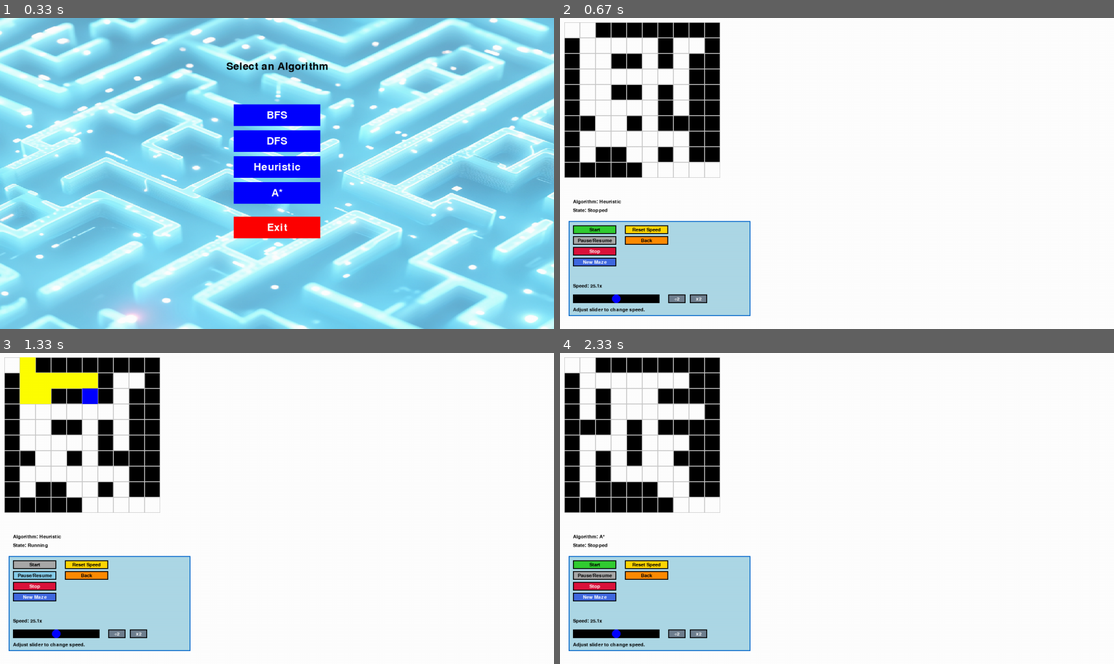
Above: before the commit, frames 1-4 (two rows, left to right).
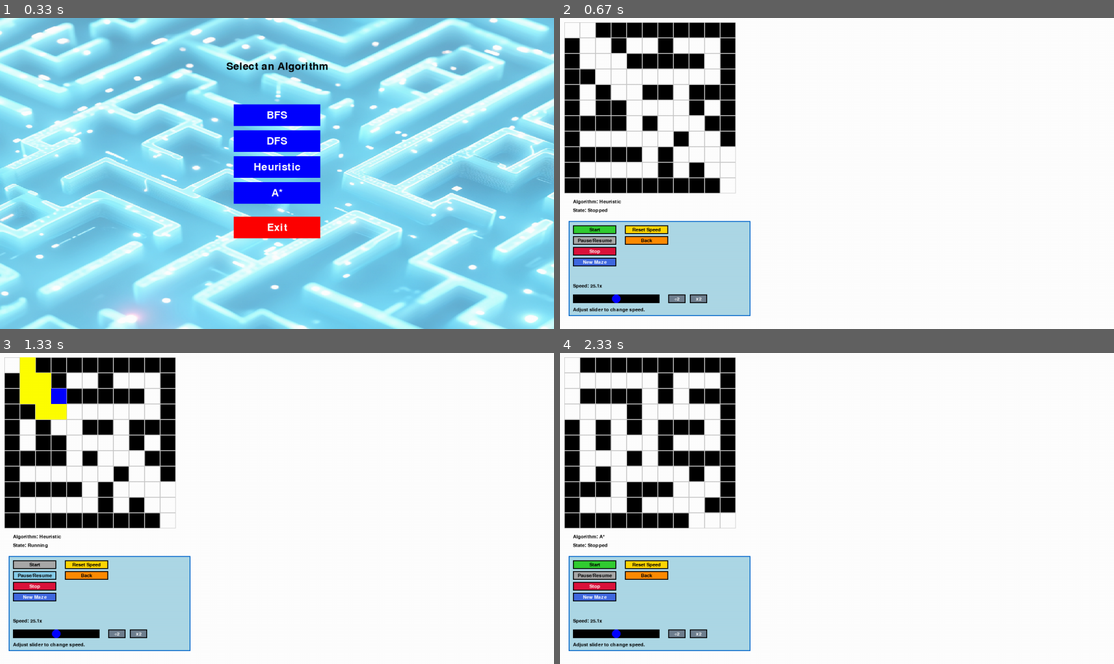
Above: after the commit, the same moments.

Repository: xvang3/Maze_AI_Algo
Game: pygame game, started from Pygame_Maze_Visualizer/main.py
The game is run twice, just before and just after one commit, with the same random seed, the same clock (stepped at 60 frames per second) and the same inputs.
Inputs (mouse positions are in pixels of both pictures, inside the frame that each line leads up to):
- Up to frame 1 (0.33 s): no input
- Up to frame 2 (0.67 s): click (837, 173) at 0.38 s
- Up to frame 3 (1.33 s): press the mouse at (33, 564) at 0.7 s; move the mouse to (60, 480) at 0.8 s; release the mouse at (94, 396) at 0.93 s; press the mouse at (88, 564) at 1.03 s; move the mouse to (271, 486) at 1.13 s; release the mouse at (459, 408) at 1.27 s
- Up to frame 4 (2.33 s): press the mouse at (593, 576) at 1.37 s; move the mouse to (787, 483) at 1.47 s; release the mouse at (981, 390) at 1.6 s; press the mouse at (648, 576) at 1.7 s; move the mouse to (837, 573) at 1.8 s; release the mouse at (1030, 570) at 1.93 s; press the mouse at (837, 527) at 2.03 s; move the mouse to (820, 483) at 2.13 s; release the mouse at (803, 440) at 2.27 s

Frame 1 is identical in both runs. In frame 2, 7.6% of the frame differs, in the area x 0-32%, y 1-57%; in frame 3, 8.2%; in frame 4, 7.3%.

Commit message:
updated maze generation

Diff:
--- a/Pygame_Maze_Visualizer/main.py
+++ b/Pygame_Maze_Visualizer/main.py
@@ -83,7 +83,7 @@
         selected_algorithm = select_algorithm(screen, title_font)
 
         # Maze setup
-        rows, cols = 10, 10
+        rows, cols = 11, 11
         maze = generate_random_maze_with_solution(rows, cols, wall_density=0.3)
         maze_offset = (10, 10)
         maze_width = int(SCREEN_WIDTH * 0.8)
--- a/Pygame_Maze_Visualizer/maze_generator.py
+++ b/Pygame_Maze_Visualizer/maze_generator.py
@@ -1,5 +1,6 @@
 import numpy as np
 import random
+from collections import deque
 
 def generate_maze_with_prims(rows, cols):
     """Generates a maze using Prim's algorithm."""
@@ -40,23 +41,59 @@
     maze[0, 0] = 0
     maze[rows-1, cols-1] = 0
 
-    # Debugging: Print the generated maze to the console
-    print("Generated Maze (prims):")
-    for row in maze:
-        print(" ".join(map(str, row)))
+    return maze
+
+def ensure_no_double_open_or_walls(maze, rows, cols):
+    """Ensures no 2x3 or 3x2 areas are completely open or completely walls."""
+    # Checks for 2x3 blocks
+    for i in range(rows - 1):
+        for j in range(cols - 2):
+            # Extract the 2x3 block
+            block = maze[i:i+2, j:j+3]
+            if np.all(block == 0) or np.all(block == 1):
+                maze[i + random.choice([0, 1]), j + random.choice([0, 1, 2])] = 1 - maze[i + random.choice([0, 1]), j + random.choice([0, 1, 2])]
+
+    # Checks for 3x2 blocks
+    for i in range(rows - 2):
+        for j in range(cols - 1):
+            # Extract the 3x2 block
+            block = maze[i:i+3, j:j+2]
+            if np.all(block == 0) or np.all(block == 1):
+                maze[i + random.choice([0, 1, 2]), j + random.choice([0, 1])] = 1 - maze[i + random.choice([0, 1, 2]), j + random.choice([0, 1])]
 
     return maze
 
+def is_connected(maze, start, end, rows, cols):
+    """Checks if there's a path between start and end points using BFS."""
+    visited = np.zeros((rows, cols), dtype=bool)
+    queue = deque([start])
+    visited[start] = True
+
+    directions = [(-1, 0), (1, 0), (0, -1), (0, 1)]
+
+    while queue:
+        x, y = queue.popleft()
+
+        if (x, y) == end:
+            return True
+
+        for dx, dy in directions:
+            nx, ny = x + dx, y + dy
+            if 0 <= nx < rows and 0 <= ny < cols and not visited[nx, ny] and maze[nx, ny] == 0:
+                visited[nx, ny] = True
+                queue.append((nx, ny))
+
+    return False
+
 def generate_random_maze_with_solution(rows, cols, wall_density=0.3):
-    """Adjusts random maze to guarantee solution."""
-    #Replace with the Prim's algorithm maze generation
+    """Generates a maze with a guaranteed solution path."""
     maze = generate_maze_with_prims(rows, cols)
 
-    #Ensure the start and end positions are open and connected
+    # Ensure the start and end positions are open
     maze[0, 0] = 0
     maze[rows-1, cols-1] = 0
 
-    #Create guaranteed solution
+    # Create a guaranteed solution path
     x, y = 0, 0
     while (x, y) != (rows - 1, cols - 1):
         if random.random() > 0.5 and x + 1 < rows:
@@ -67,17 +104,24 @@
 
     # Ensure no two consecutive rows are completely walls or completely open
     for i in range(1, rows):
-        if np.all(maze[i] == 1) and np.all(maze[i-1] == 1):  # Both rows are walls
-            # Change the current row to some open space
+        if np.all(maze[i] == 1) and np.all(maze[i-1] == 1):  # If both rows are walls
             maze[i] = np.zeros(cols, dtype=int)
-        elif np.all(maze[i] == 0) and np.all(maze[i-1] == 0):  # Both rows are open space
-            # Change the current row to some walls
+        elif np.all(maze[i] == 0) and np.all(maze[i-1] == 0):  # If both rows are open space
             maze[i] = np.ones(cols, dtype=int)
+
+    maze = ensure_no_double_open_or_walls(maze, rows, cols)
+
+    # Ensure the maze remains solvable after modification
+    if not is_connected(maze, (0, 0), (rows - 1, cols - 1), rows, cols):
+
+        # Debugging: output to console:
+        print("Maze is unsolvable after modification. Rerunning maze generation.")
+
+        return generate_random_maze_with_solution(rows, cols, wall_density)  # Recursively retry
 
     # Debugging: Print the generated maze to the console
     print("Generated Maze (solution):")
     for row in maze:
         print(" ".join(map(str, row)))
 
-
     return maze
